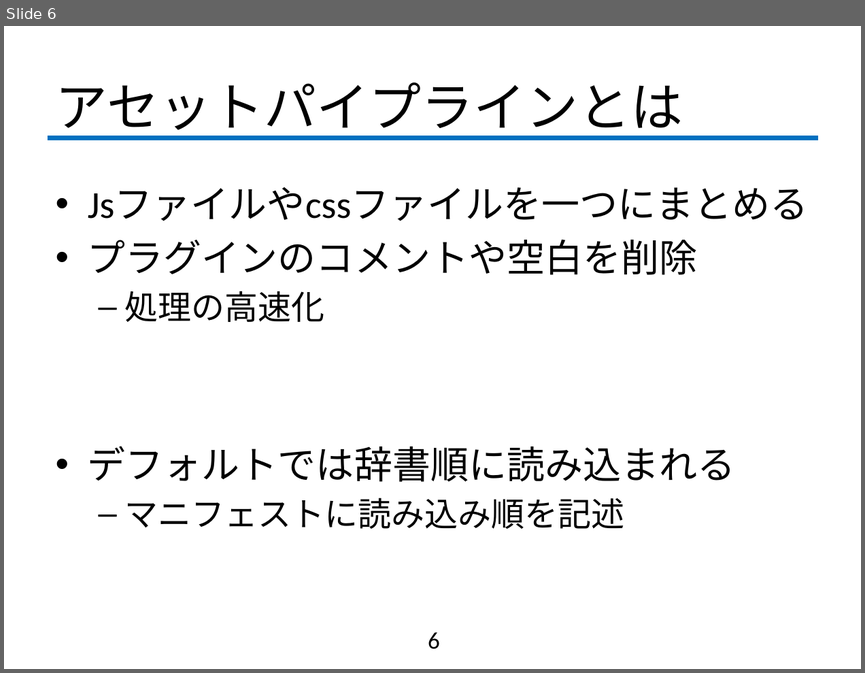
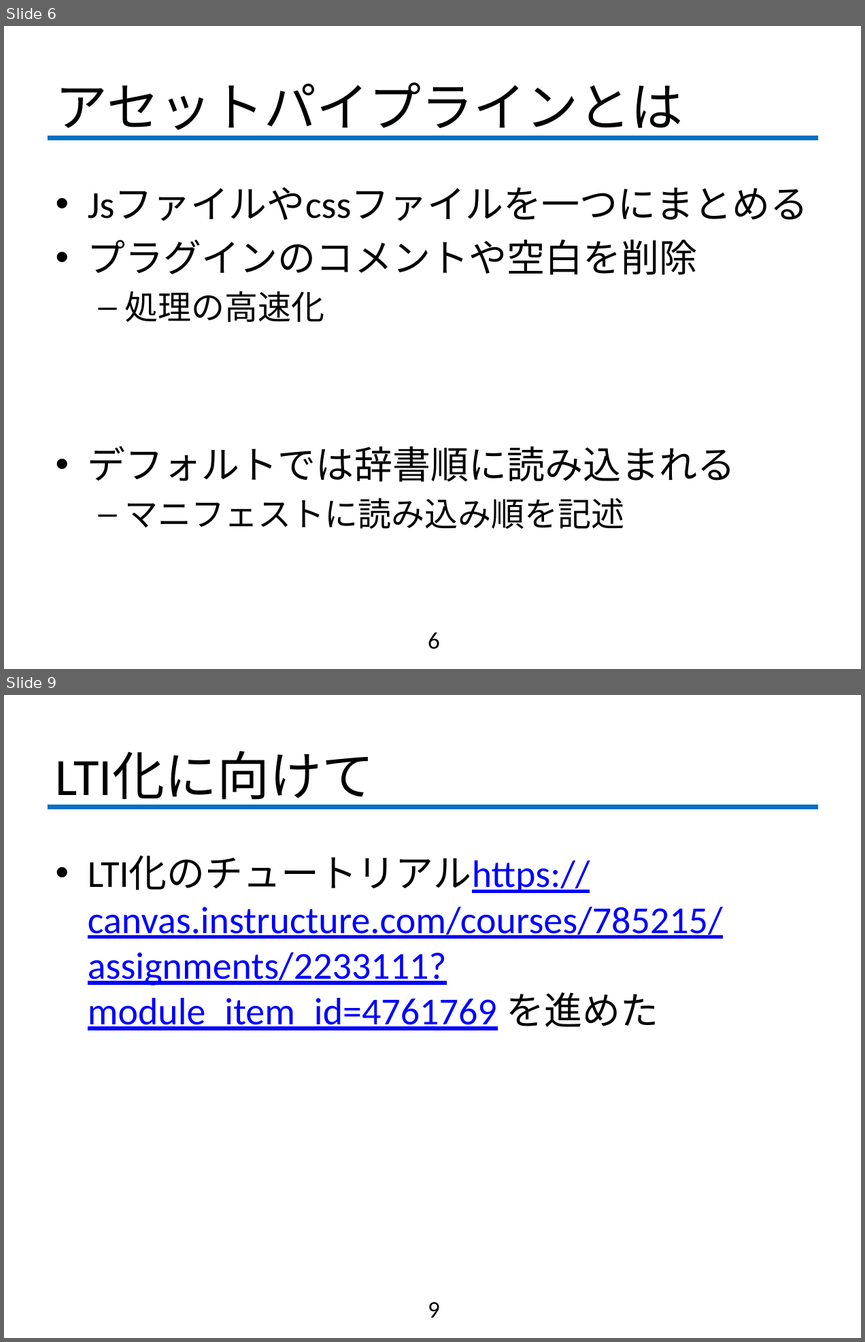
Before and after one commit to fujiLabo/fuji_simu, a slide deck: 1021進捗.pptx. Shown one above the other, each under a label of ours: slide 6 before the commit, slides 6 and 9 after it; the slides between them are not shown. The pictures are 865x673 and 865x1342 pixels, drawn with LibreOffice and Linux fonts; fonts in the diff are those of the drawing; background and template pictures are left out. Boxes give left, top, right and bottom in pixels: in the first picture for what was removed or moved away, otherwise in the second. Text is boxed around its words. In the diff, an @@ line names an element or a change of style, - is before the commit and + after.

```diff
--- a/1021進捗.pptx
+++ b/1021進捗.pptx
@@ slide 9 added at [4,695,861,1338], background #FFFFFF; not listed: 1 template element that a slide beside it also shows @@
@@ title added at [56,751,375,807], 44 pt, text #000000 @@
+LTI化に向けて
@@ text added at [88,855,723,1030], 32 pt, text #0000FF, underline @@
+• LTI化のチュートリアルhttps://canvas.instructure.com/courses/785215/assignments/2233111?module_item_id=4761769 を進めた
@@ page number added at [428,1302,440,1317], 20 pt, text #000000 @@
+9
```
Also in this commit, not shown: 1 slide changed, 3 other slides added.
